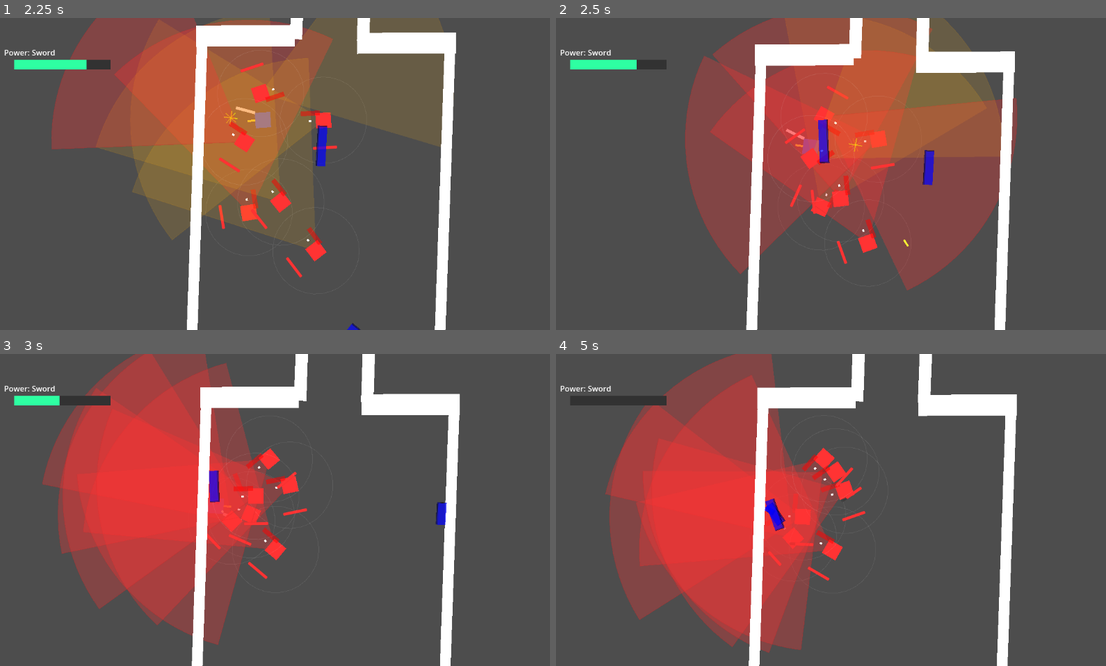
Above: before the commit, frames 1-4 (two rows, left to right).
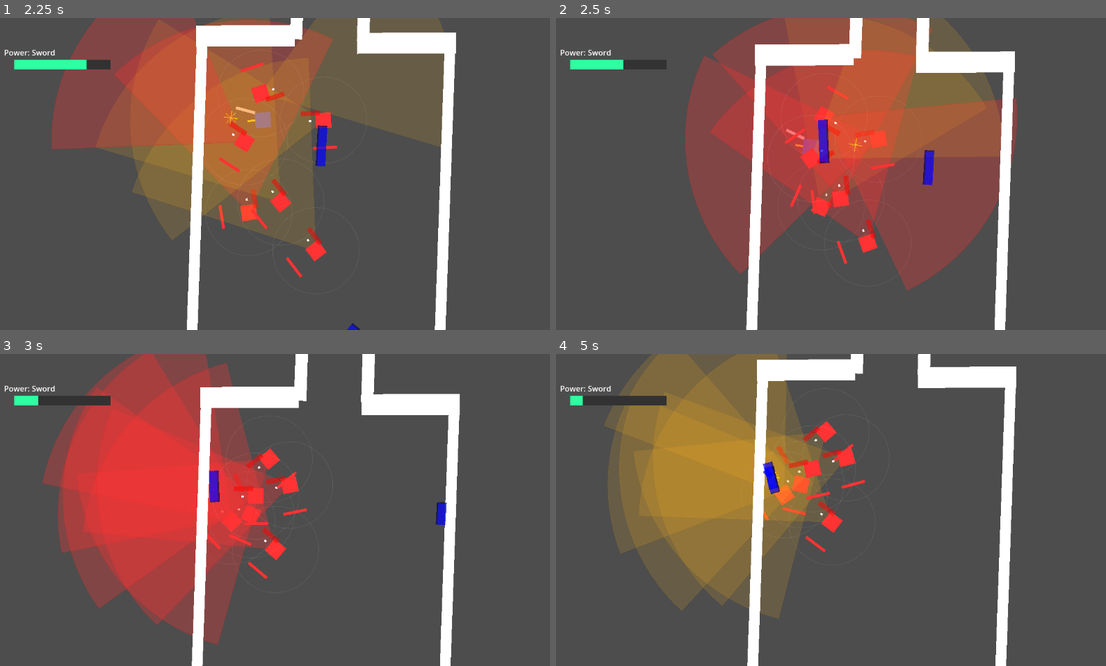
Above: after the commit, the same moments.

Repository: chimoochi/flash-fire
Game: Godot game, scene res://workspace.tscn
Same seed, same stepped clock (60 frames per second), same inputs: the game is played once before the commit and once after it.
Inputs (mouse positions are in pixels of both pictures, inside the frame that each line leads up to):
- Up to frame 1 (2.25 s): tap Enter at 0.5 s; move the mouse to (242, 236) at 0.52 s; hold W (MoveUp) 0.53-2.03 s; tap Shift (Dash) at 0.6, 1.35, 2.1 s; tap Space at 0.77, 1.52 s; move the mouse to (440, 220) at 1.27 s; move the mouse to (104, 127) at 2.02 s; hold A (MoveLeft) from 2.03 s (still down)
- Up to frame 2 (2.5 s): keep holding A (MoveLeft)
- Up to frame 3 (3 s): keep holding A (MoveLeft); move the mouse to (302, 510) at 2.77 s; tap Shift (Dash) at 2.85 s
- Up to frame 4 (5 s): tap Space at 3.02, 3.77, 4.52 s; move the mouse to (743, 432) at 3.52 s; release A (MoveLeft) at 3.53 s; hold S (MoveDown) 3.53-4.28 s; tap Shift (Dash) at 3.6, 4.35 s; move the mouse to (952, 494) at 4.27 s; hold D (MoveRight) from 4.28 s (still down)

Frame 1 is identical in both runs. In frame 2, less than 0.1% of the frame differs, in the area x 12-65%, y 13-74%; in frame 3, 0.3%; in frame 4, 35%, in the area x 2-84%, y 0-100%.

Commit message:
power override variable & fix bullets

Diff:
--- a/GodotGame/scripts/PowerModule.gd
+++ b/GodotGame/scripts/PowerModule.gd
@@ -3,7 +3,7 @@
 const THROWABLE_SCENE = preload("res://projectiles/throwable.tscn")
 
 enum PowerType { RANGED, MELEE, UTILITY, SPECIAL }
-
+static var OVERRIDE = ""
 const POWERS = {
 	"Pistol": {
 		"name": "Pistol",
@@ -57,6 +57,8 @@
 }
 
 static func get_random_power() -> Dictionary:
+	if OVERRIDE != "" and POWERS.has(OVERRIDE):
+		return POWERS[OVERRIDE]
 	var keys = POWERS.keys()
 	var random_key = keys[randi() % keys.size()]
 	return POWERS[random_key]
--- a/GodotGame/scripts/services/bulletservice.gd
+++ b/GodotGame/scripts/services/bulletservice.gd
@@ -10,10 +10,10 @@
 	bullet.damage = damage
 	bullet.owner_node = caller
 
+	bullet.global_position = caller.global_position + direction * 40.0
+	bullet.rotation = direction.angle()
+
 	caller.get_tree().root.add_child(bullet)
-
-	bullet.global_position = caller.global_position
-	bullet.rotation = direction.angle()
 
 	NoiseService.emit_noise(caller.get_tree(), caller.global_position, 500.0)
 
